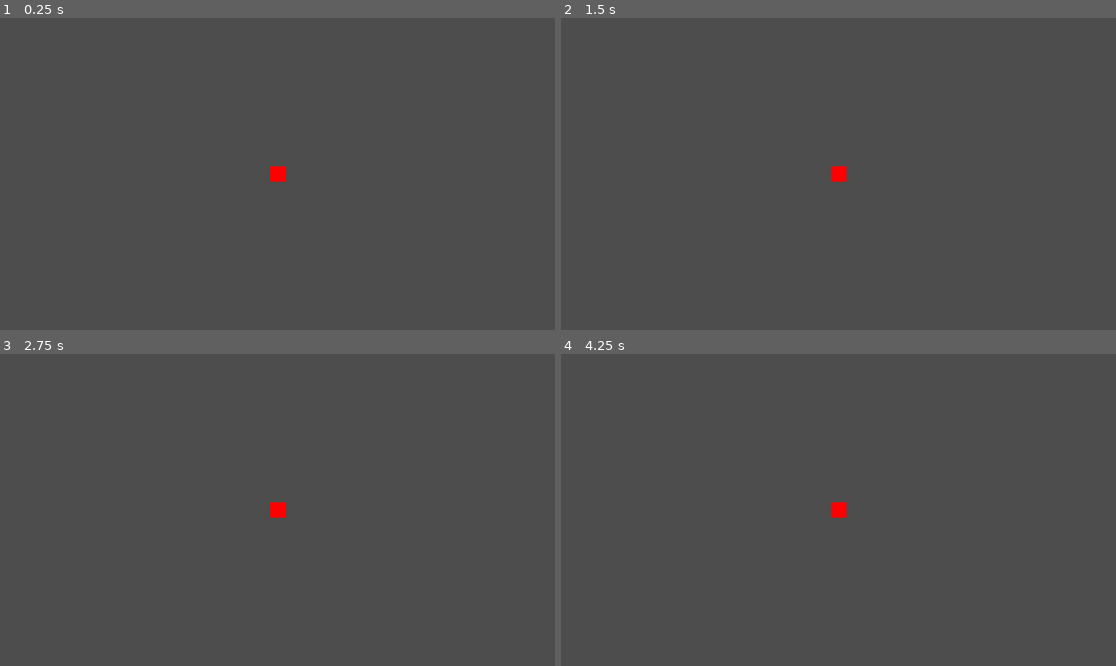
Above: before the commit, frames 1-4 (two rows, left to right).
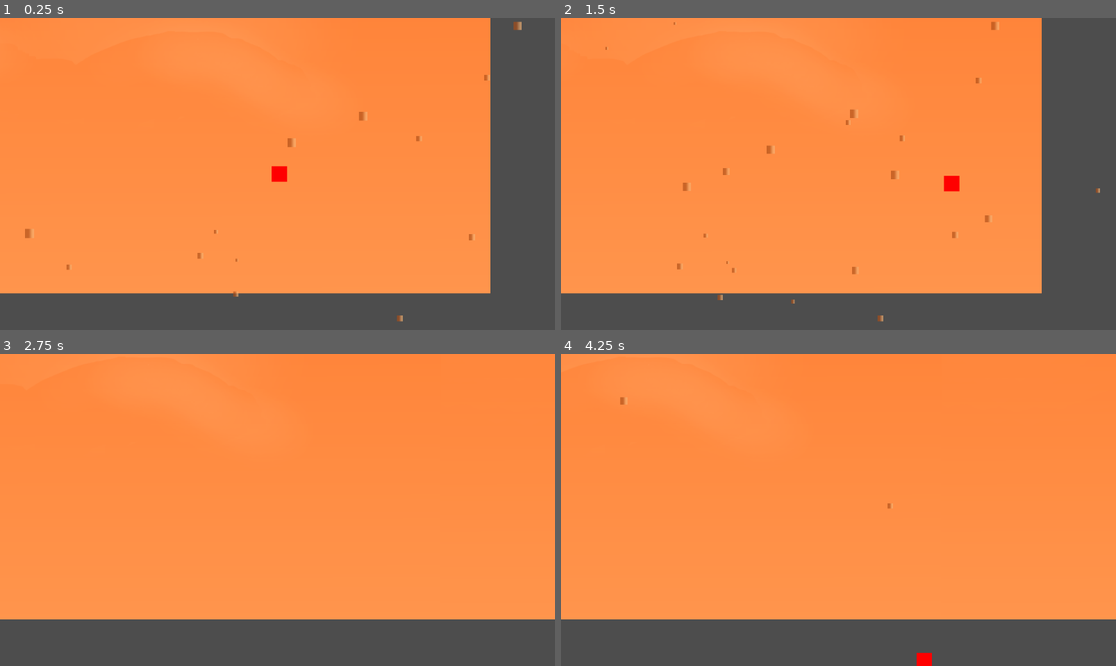
Above: after the commit, the same moments.

Repository: MatteoScalabriniMS/pilgrimage-game
Game: Godot game, scene res://scenes/environments/desert_environment.tscn
Same seed, same stepped clock (60 frames per second), same inputs: the game is played once before the commit and once after it. Before the commit the project starts from res://scenes/main.tscn.
Inputs:
- Up to frame 1 (0.25 s): no input
- Up to frame 2 (1.5 s): tap Enter at 0.5 s; hold Right (ui_right) 0.53-1.28 s; tap Space at 0.77 s; hold Down (ui_down) from 1.28 s (still down)
- Up to frame 3 (2.75 s): tap Space at 1.52 s; release Down (ui_down) at 2.03 s; hold Right (ui_right) from 2.03 s (still down)
- Up to frame 4 (4.25 s): release Right (ui_right) at 2.78 s; hold Up (ui_up) 2.78-3.53 s; tap Space at 3.02, 3.5, 3.77 s; hold Left (ui_left) from 3.53 s (still down)

The runs differ from the first frame. In frame 1, 78% of the frame differs, in the area x 0-94%, y 0-98%; in frame 2, 77%; in frame 3, 85%; in frame 4, 85%, in the area x 0-100%, y 0-100%.

Commit message:
added desert sky texture and sand particle effects

Diff:
--- a/project.godot
+++ b/project.godot
@@ -13,7 +13,7 @@
 config/name="Pilgrimage"
 config/description="A Journey-like atmospheric exploration game made with Godot 4.5.1"
 config/version="0.1.0"
-run/main_scene="res://scenes/main.tscn"
+run/main_scene="uid://dfqhpsyhq6g01"
 config/features=PackedStringArray("4.5")
 
 [debug]
--- a/scenes/environments/desert_environment.tscn
+++ b/scenes/environments/desert_environment.tscn
@@ -1,6 +1,6 @@
-[gd_scene load_steps=8 format=3 uid="uid://dfqhpsyhq6g01"]
+[gd_scene load_steps=11 format=3 uid="uid://dfqhpsyhq6g01"]
 
-[ext_resource type="Texture2D" uid="uid://co17uotxnn181" path="res://assets/sprites/white_1920x1080.png" id="1_w8tvy"]
+[ext_resource type="Texture2D" uid="uid://cuqghd1yx2a08" path="res://assets/environments/desert/desert_sky_v1.png" id="1_6v7m0"]
 [ext_resource type="Texture2D" uid="uid://c3c4oxklgg51d" path="res://assets/sprites/white_1920x800.png" id="2_74ec5"]
 [ext_resource type="Texture2D" uid="uid://dwyj2p4vu7vtt" path="res://assets/sprites/white_1920x600.png" id="3_6v7m0"]
 [ext_resource type="Texture2D" uid="uid://cedjbjal3q1q4" path="res://assets/sprites/white_1920x400.png" id="4_a037a"]
@@ -8,6 +8,28 @@
 [ext_resource type="Texture2D" uid="uid://dqorip563m1oc" path="res://assets/sprites/player_placeholder.png" id="6_a037a"]
 
 [sub_resource type="RectangleShape2D" id="RectangleShape2D_msjfa"]
+
+[sub_resource type="Gradient" id="Gradient_6v7m0"]
+offsets = PackedFloat32Array(0.373444, 0.81051177)
+colors = PackedColorArray(0.7058824, 0.39215687, 0.15686275, 1, 1, 0.89411765, 0.8, 1)
+
+[sub_resource type="GradientTexture2D" id="GradientTexture2D_a037a"]
+gradient = SubResource("Gradient_6v7m0")
+width = 10
+height = 10
+
+[sub_resource type="ParticleProcessMaterial" id="ParticleProcessMaterial_6v7m0"]
+particle_flag_disable_z = true
+emission_shape = 3
+emission_box_extents = Vector3(1000, 600, 0)
+direction = Vector3(1, -0.1, 0)
+spread = 15.0
+initial_velocity_min = 20.0
+initial_velocity_max = 50.0
+gravity = Vector3(0, 5, 0)
+scale_min = 0.5
+scale_max = 2.0
+color = Color(0.9607843, 0.87058824, 0.7019608, 0.64705884)
 
 [node name="DesertEnvironment" type="Node2D"]
 
@@ -17,9 +39,10 @@
 
 [node name="Sky_Sprite" type="Sprite2D" parent="Sky_Parallax"]
 modulate = Color(1, 0.78431374, 0.5882353, 1)
-texture = ExtResource("1_w8tvy")
+texture = ExtResource("1_6v7m0")
 
 [node name="FarDunes_Parallax" type="Parallax2D" parent="."]
+visible = false
 scroll_scale = Vector2(0.3, 0.3)
 repeat_size = Vector2(1920, 0)
 
@@ -28,6 +51,7 @@
 texture = ExtResource("2_74ec5")
 
 [node name="MidDunes_Parallax" type="Parallax2D" parent="."]
+visible = false
 scroll_scale = Vector2(0.6, 0.6)
 repeat_size = Vector2(1920, 0)
 
@@ -36,6 +60,7 @@
 texture = ExtResource("3_6v7m0")
 
 [node name="NearDunes_Parallax" type="Parallax2D" parent="."]
+visible = false
 scroll_scale = Vector2(0.9, 0.9)
 repeat_size = Vector2(1920, 0)
 
@@ -54,3 +79,22 @@
 shape = SubResource("RectangleShape2D_msjfa")
 
 [node name="Camera2D" type="Camera2D" parent="Player"]
+position = Vector2(-4, 0)
+limit_left = -957
+limit_top = -545
+limit_bottom = 542
+position_smoothing_enabled = true
+drag_horizontal_enabled = true
+drag_vertical_enabled = true
+
+[node name="SandParticles" type="GPUParticles2D" parent="Player/Camera2D"]
+position = Vector2(43, -3)
+amount = 150
+texture = SubResource("GradientTexture2D_a037a")
+lifetime = 8.0
+preprocess = 2.0
+randomness = 0.2
+process_material = SubResource("ParticleProcessMaterial_6v7m0")
+
+[node name="CanvasModulate" type="CanvasModulate" parent="."]
+color = Color(1, 0.89411765, 0.8, 1)
Binary file added: assets/environments/desert/desert_sky_v1.png
Not shown, changed: .DS_Store
Not shown, changed: SETUP_GUIDE.md
